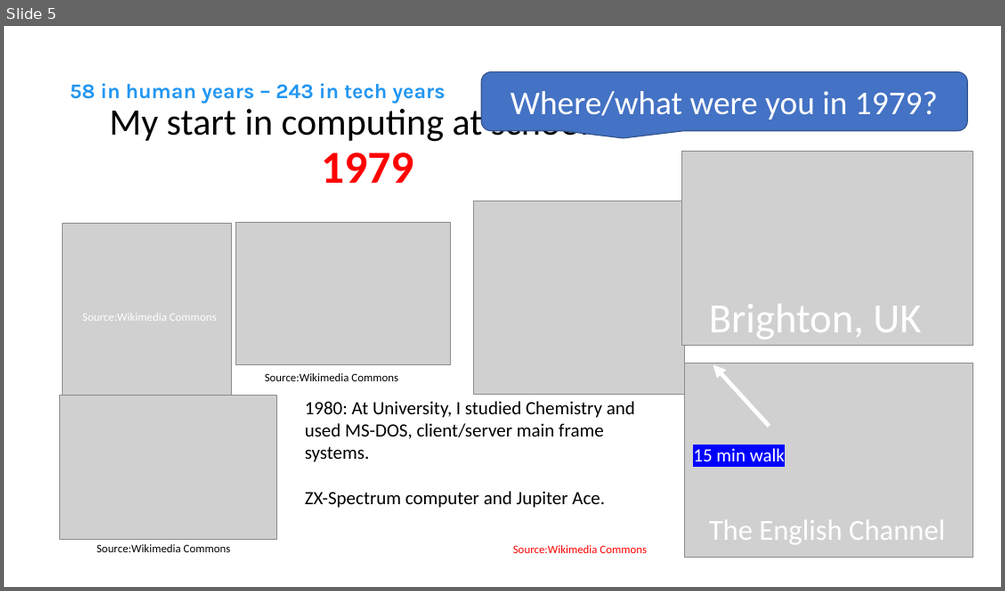
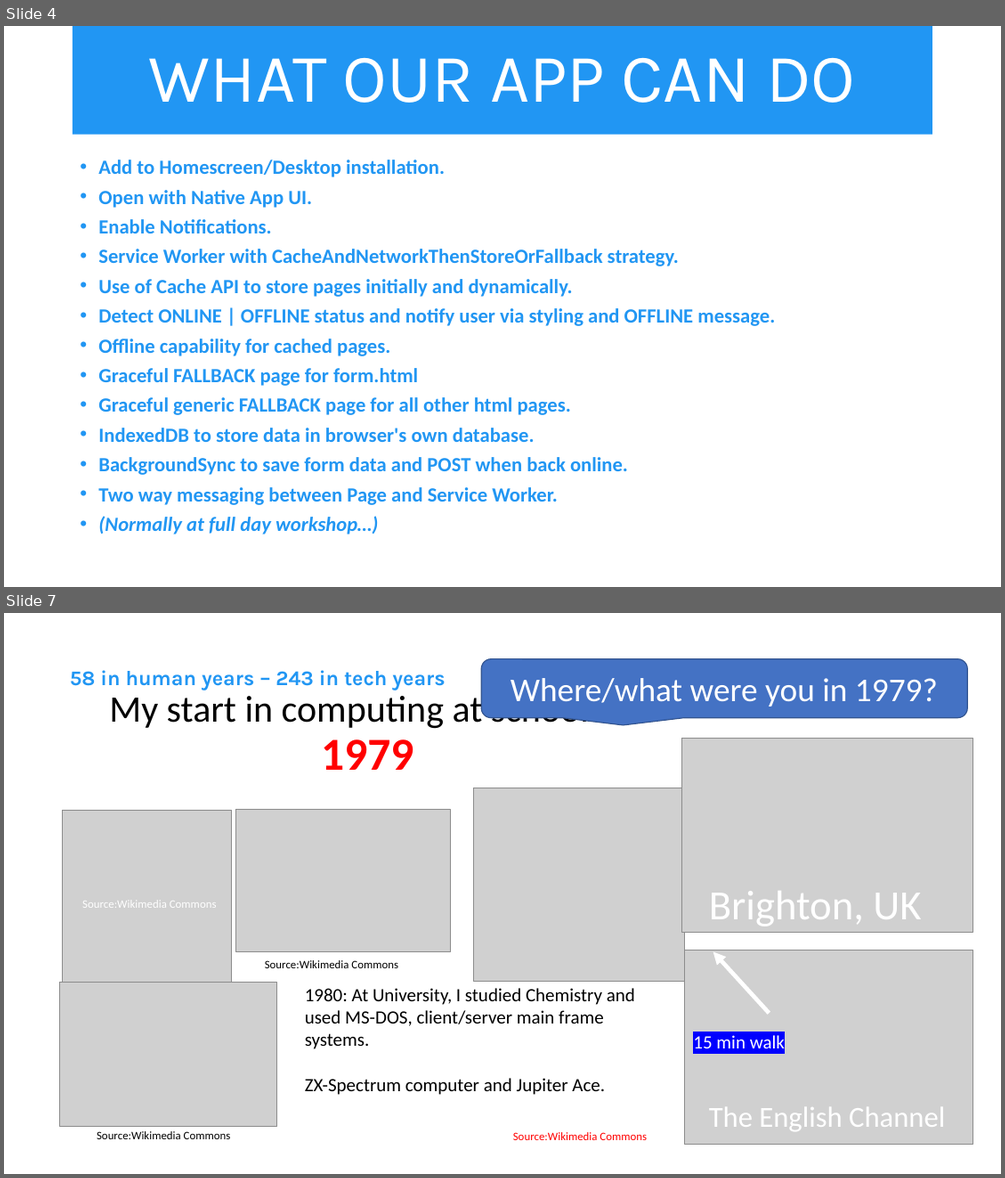
Before and after one commit to aniWeyn/pwa, a slide deck: PWA.pptx. Shown one above the other, each under a label of ours: slide 5 before the commit, slides 4 and 7 after it; the slides between them are not shown. The pictures are 1005x591 and 1005x1178 pixels, drawn with LibreOffice and Linux fonts; fonts in the diff are those of the drawing; grey boxes stand for pictures. Boxes give left, top, right and bottom in pixels: in the first picture for what was removed or moved away, otherwise in the second. Text is boxed around its words. In the diff, an @@ line names an element or a change of style, - is before the commit and + after.

```diff
--- a/PWA.pptx
+++ b/PWA.pptx
@@ slide 4 added at (x1=4, y1=26, x2=1001, y2=587), background #FFFFFF @@
@@ title added at (x1=73, y1=26, x2=933, y2=135), fill #2196F3, 66 pt, text #FFFFFF @@
+WHAT OUR APP CAN DO
@@ text added at (x1=98, y1=160, x2=775, y2=534), 19.4 pt, text #2196F3, bold @@
+• Add to Homescreen/Desktop installation.
+• Open with Native App UI.
+• Enable Notifications.
+• Service Worker with CacheAndNetworkThenStoreOrFallback strategy.
+• Use of Cache API to store pages initially and dynamically.
+• Detect ONLINE | OFFLINE status and notify user via styling and OFFLINE message.
+• Offline capability for cached pages.
+• Graceful FALLBACK page for form.html
+• Graceful generic FALLBACK page for all other html pages.
+• IndexedDB to store data in browser's own database.
+• BackgroundSync to save form data and POST when back online.
+• Two way messaging between Page and Service Worker.
+• (Normally at full day workshop…)
@@ what was slide 5 is now slide 7 @@
```
Also in this commit, not shown: 6 slides changed, 1 other slide added, 1 slide removed, 2 other files.
